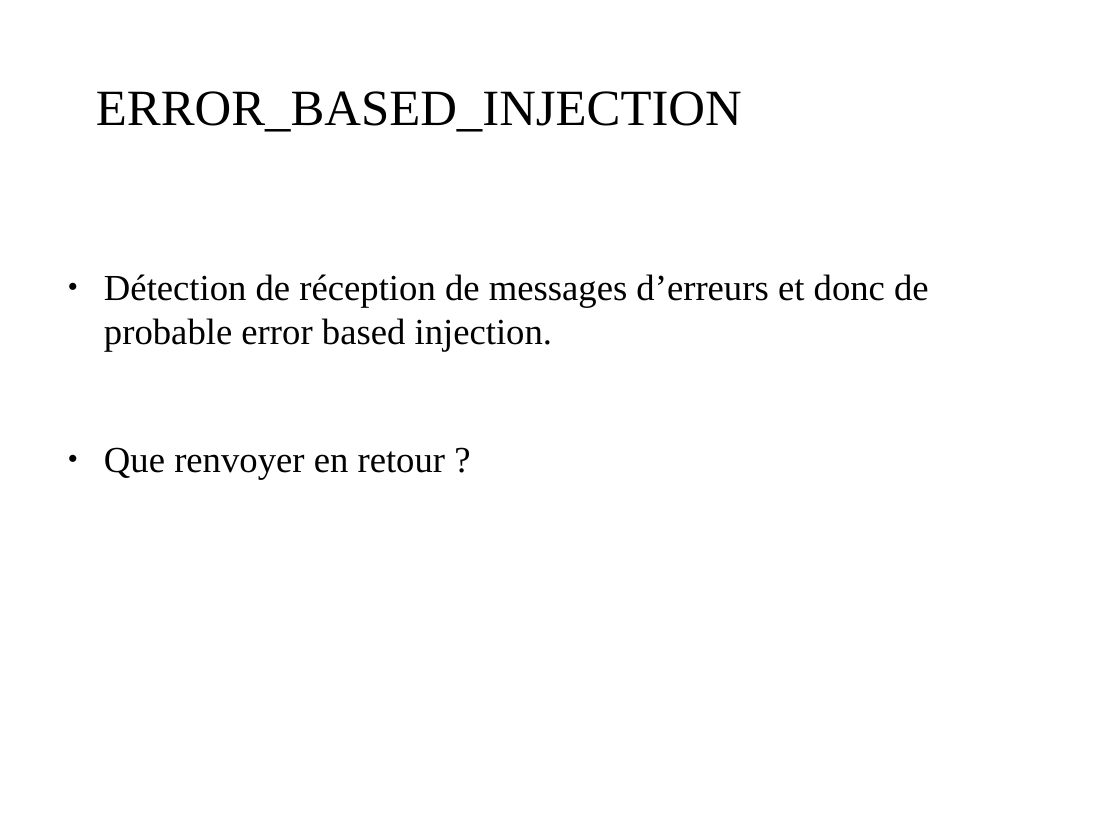
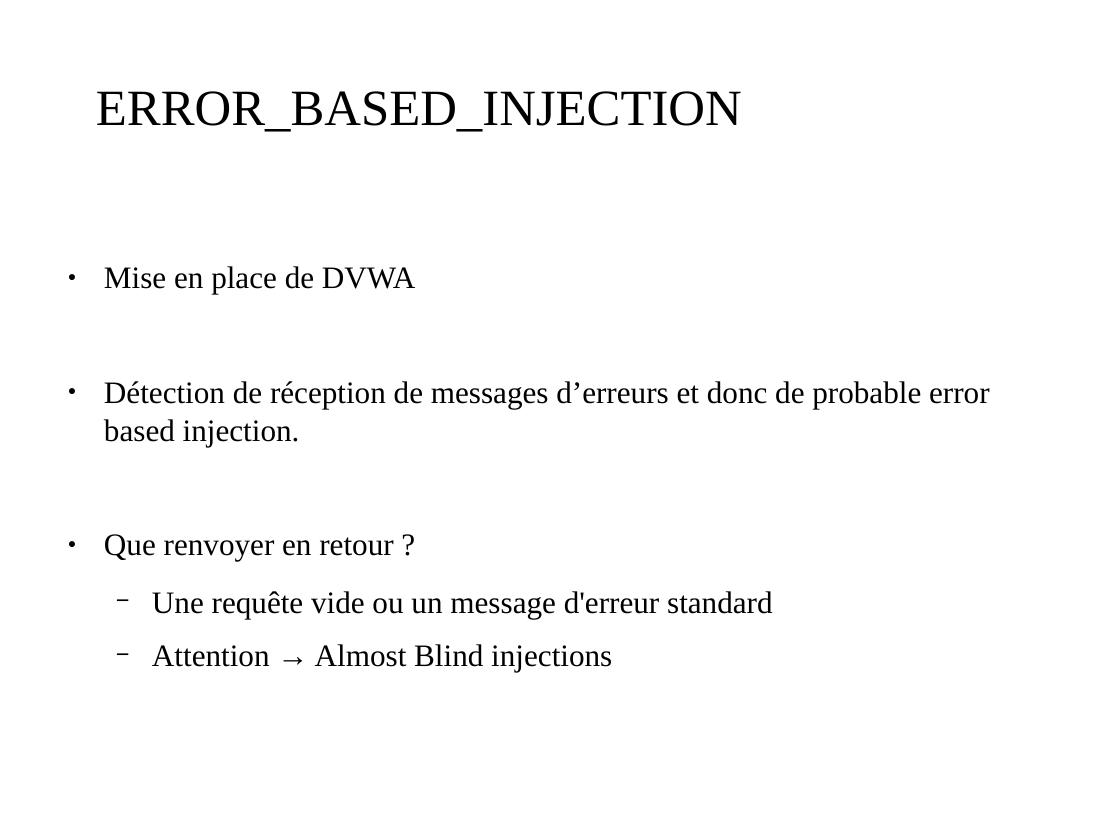
Before and after one commit to Kertek/projet_dbf, a slide deck: slide 4 of gestion_de_projet/Reunions/Presentation_5_04052017_CASSIOPEE_DBF.odp. Drawn at 1120x840 pixels with LibreOffice and Linux fonts; fonts in the diff are those of the drawing; background and template pictures are left out. Boxes give left, top, right and bottom in pixels: in the first picture for what was removed or moved away, otherwise in the second. Text is boxed around its words. In the diff, an @@ line names an element or a change of style, - is before the commit and + after.

Commit message:
presentation 5

```diff
--- a/gestion_de_projet/Reunions/Presentation_5_04052017_CASSIOPEE_DBF.odp
+++ b/gestion_de_projet/Reunions/Presentation_5_04052017_CASSIOPEE_DBF.odp
@@ text at bbox=[104, 266, 415, 295]: paragraph added @@
+● Mise en place de DVWA
@@ text at bbox=[104, 381, 990, 562]: size 26 to 22.1 pt in "Détection de réception de messages d’erreurs et ...", "Que renvoyer en retour ?" @@
@@ text at bbox=[152, 591, 773, 673]: paragraphs added @@
+  − Une requête vide ou un message d'erreur standard
+  − Attention → Almost Blind injections
```
Also in this commit, not shown: 2 other slides changed, 1 slide added, 1 slide removed, 1 other file.
